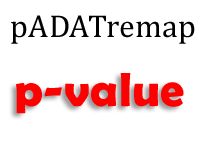
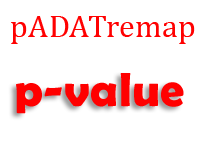
Revision of a layered 200px x 150px image; what changed, layer by layer:
painted on "title" over [11, 15, 195, 44]
